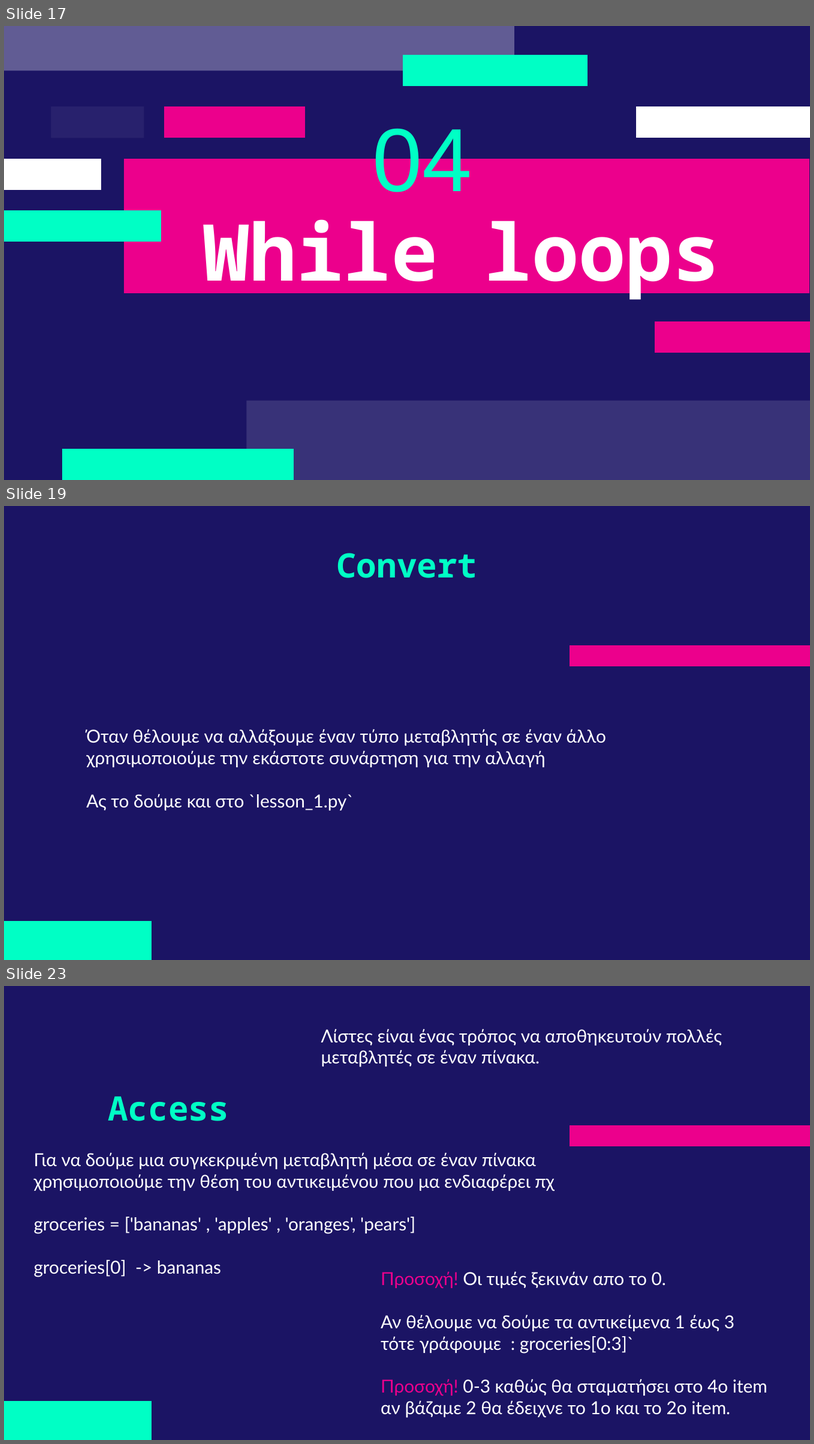
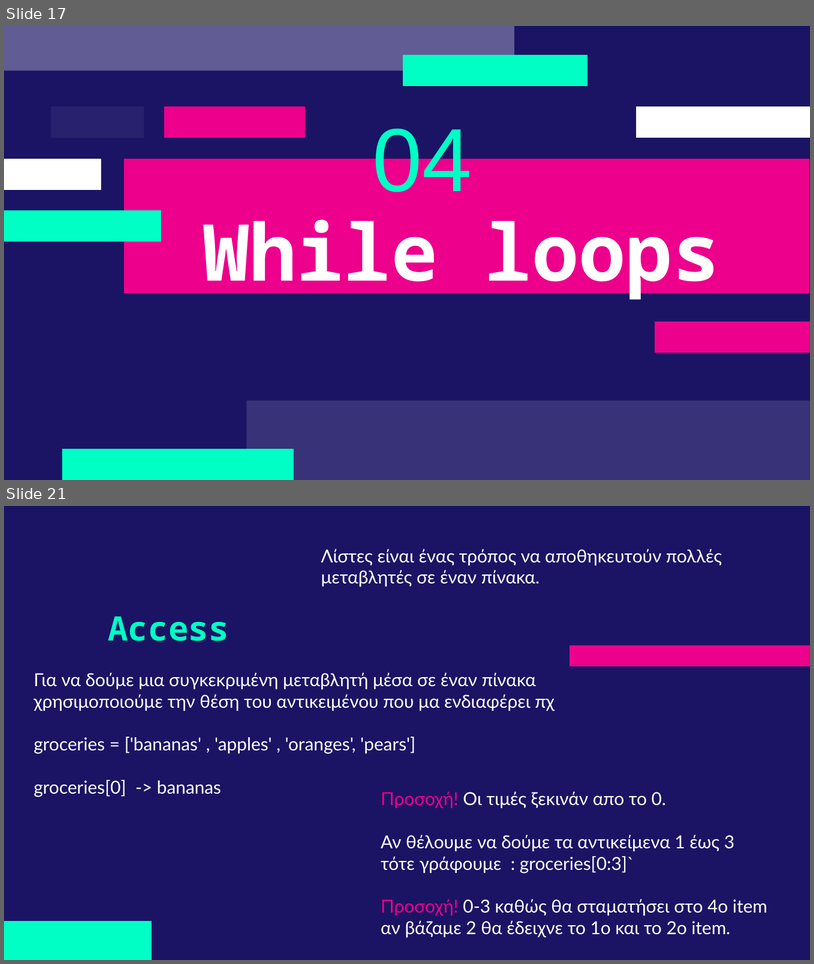
Before and after one commit to deepblue597/python_tutorial, a slide deck: lesson 2/Lesson 2 Python.pptx. Shown one above the other, each under a label of ours: slides 17, 19 and 23 before the commit, slides 17 and 21 after it; the slides between them are not shown. The pictures are 814x1444 and 814x964 pixels, drawn with LibreOffice and Linux fonts; fonts in the diff are those of the drawing. Boxes give left, top, right and bottom in pixels: in the first picture for what was removed or moved away, otherwise in the second. Text is boxed around its words. In the diff, an @@ line names an element or a change of style, - is before the commit and + after.

```diff
--- a/lesson 2/Lesson 2 Python.pptx
+++ b/lesson 2/Lesson 2 Python.pptx
@@ slide 19 removed at (x1=4, y1=506, x2=810, y2=960), background #1B1464; not listed: 2 template elements that a slide beside it also shows @@
@@ title removed at (x1=336, y1=553, x2=477, y2=578) @@
-Convert
@@ subtitle removed at (x1=86, y1=729, x2=606, y2=810) @@
-Όταν θέλουμε να αλλάξουμε έναν τύπο μεταβλητής σε έναν άλλο χρησιμοποιούμε την εκάστοτε συνάρτηση για την αλλαγή
-Ας το δούμε και στο `lesson_1.py`
@@ what was slide 23 is now slide 21 @@
```
Also in this commit, not shown: 1 slide changed, 2 slides added, 3 other slides removed, 2 other files.
